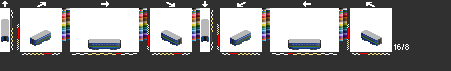
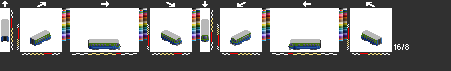
The second 451 x 71 image is a revision of the first. Changes to its layers:
hid "yplj1" over (x1=35, y1=30, x2=377, y2=47)
hid "yp" over (x1=35, y1=30, x2=377, y2=50)
added layer "ymlvltj1" above "ymlj1" over (x1=35, y1=30, x2=377, y2=50)
added layer "yml" above "ym" over (x1=35, y1=30, x2=377, y2=50)
